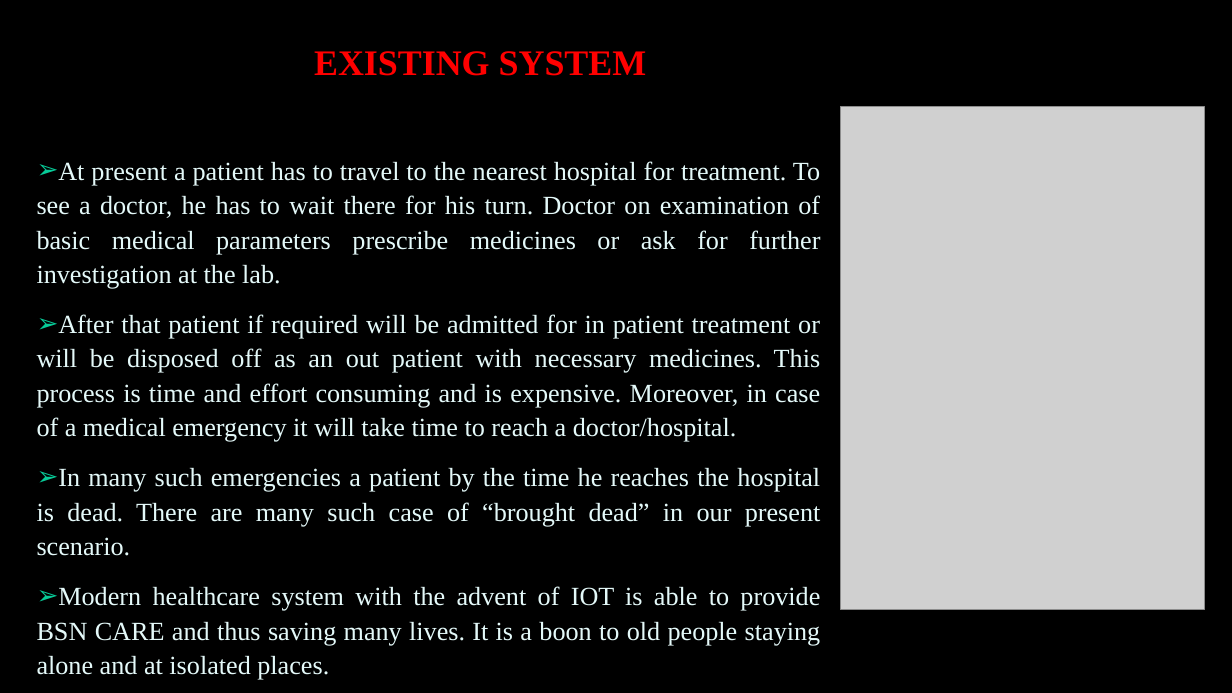
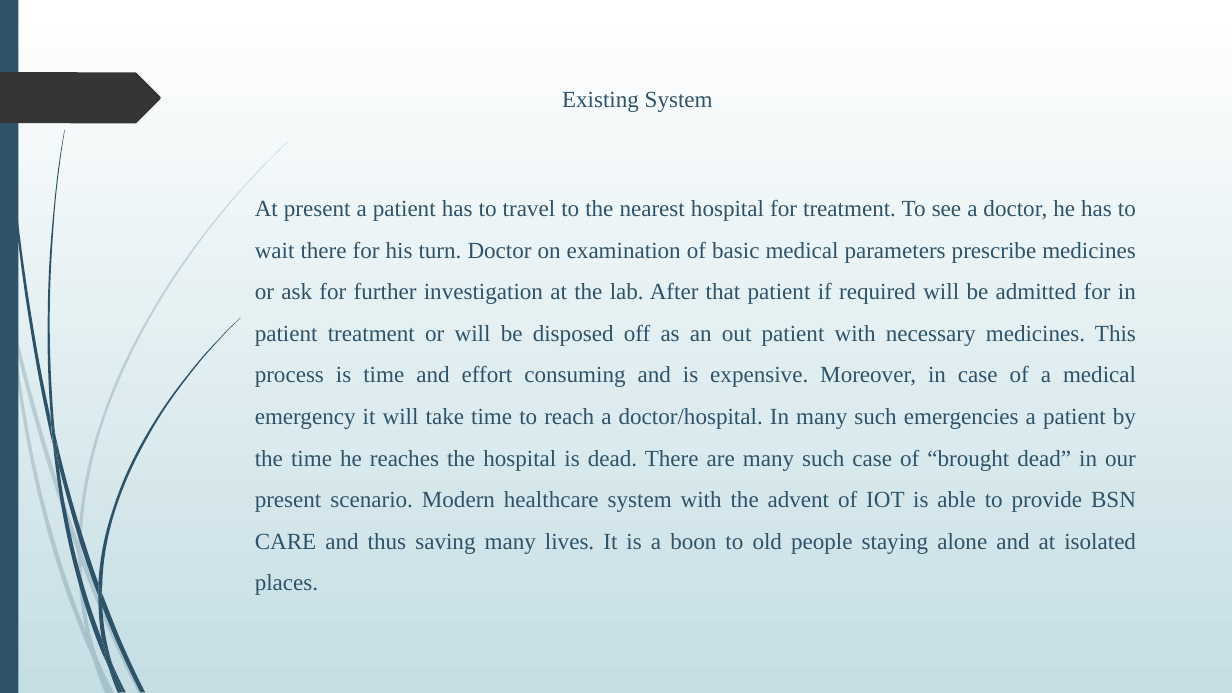
Before and after one commit to Lekshmisr95/body-sensor-network, a slide deck: slide 5 of PPT.pptx (slide 7 before the commit). Drawn at 1232x693 pixels with LibreOffice and Linux fonts; fonts in the diff are those of the drawing; grey boxes stand for pictures; background and template pictures are left out. Boxes give left, top, right and bottom in pixels: in the first picture for what was removed or moved away, otherwise in the second. Text is boxed around its words. In the diff, an @@ line names an element or a change of style, - is before the commit and + after.

```diff
--- a/PPT.pptx
+++ b/PPT.pptx
@@ background picture (left out) to gradient #FFFFFF to #C5DEE5 @@
@@ rectangle added at bbox=[0, 0, 18, 693], fill #2E5369 @@
@@ title removed at bbox=[314, 51, 647, 76] @@
-EXISTING SYSTEM
@@ freeform shape added at bbox=[0, 72, 161, 123], fill #353535 @@
@@ text at bbox=[255, 91, 1136, 595]: text changed; size 20.4 to 18 pt; text colour #E4F9F9 to #2E5369 @@
-➢ At present a patient has to travel to the nearest hospital for treatment. To see a doctor, he has to wait there for his turn. Doctor on examination of basic medical parameters prescribe medicines or ask for further investigation at the lab.
-➢ After that patient if required will be admitted for in patient treatment or will be disposed off as an out patient with necessary medicines. This process is time and effort consuming and is expensive. Moreover, in case of a medical emergency it will take time to reach a doctor/hospital.
-➢ In many such emergencies a patient by the time he reaches the hospital is dead. There are many such case of “brought dead” in our present scenario.
-➢ Modern healthcare system with the advent of IOT is able to provide BSN CARE and thus saving many lives. It is a boon to old people staying alone and at isolated places.
+Existing System
+At present a patient has to travel to the nearest hospital for treatment. To see a doctor, he has to wait there for his turn. Doctor on examination of basic medical parameters prescribe medicines or ask for further investigation at the lab. After that patient if required will be admitted for in patient treatment or will be disposed off as an out patient with necessary medicines. This process is time and effort consuming and is expensive. Moreover, in case of a medical emergency it will take time to reach a doctor/hospital. In many such emergencies a patient by the time he reaches the hospital is dead. There are many such case of “brought dead” in our present scenario. Modern healthcare system with the advent of IOT is able to provide BSN CARE and thus saving many lives. It is a boon to old people staying alone and at isolated places.
@@ picture removed at bbox=[840, 107, 1205, 610] @@
@@ group added at bbox=[0, 141, 288, 693]: 10 freeform shapes @@
@@ group added at bbox=[3, 0, 240, 693]: 12 freeform shapes @@
```
Also in this commit, not shown: 13 other slides changed, 9 slides added, 4 slides removed, 6 other files.
